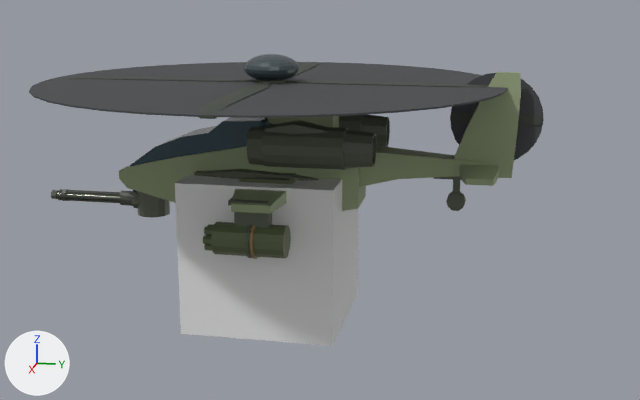
An edit to the Blender file Art/Blender/AH64.blend, drawn before and after from the same camera.
Both versions are drawn from a camera (50 mm lens) standing at (11.21, 2.88, 3.43) and looking at (0.01, 0.64, 0.63). Every picture has the same lights, and +X, +Y and +Z are marked at lower left. The first picture is the older version.

The older version as bpy lines, for what is in view:
```python
ob_airframe = bpy.data.objects.new('Airframe', me_airframe)
ob_airframe.location = (0.0, 0.0, 0.0)
ob_airframedark = bpy.data.objects.new('AirframeDark', me_airframedark)
ob_airframedark.location = (0.0, 0.0, 0.0)
ob_mainrotor = bpy.data.objects.new('MainRotor', me_mainrotor)
ob_mainrotor.location = (0.0, 0.0, 2.15)
ob_rotorblurtail = bpy.data.objects.new('RotorBlurTail', me_rotorblurtail)
ob_rotorblurtail.location = (-0.17, 2.88, 1.75)
ob_rotorblurtail.rotation_euler = (0.0, 1.571, 0.0)  # degrees (0, 90, 0)
ob_tailrotor = bpy.data.objects.new('TailRotor', me_tailrotor)
ob_tailrotor.location = (-0.16, 2.88, 1.75)
ob_tailrotor.rotation_euler = (0.0, 1.571, 0.0)  # degrees (0, 90, 0)
# also in view: 'ChinGatling' at (0.0, -2.49, 0.52); 'Cube' at (0.0, 0.0, 0.0); 'RotorBlurMain' at (0.0, 0.0, 2.16); 'ChinTurret' at (0.0, -1.72, 0.52); 'PodRocketL' at (1.28, -0.01, 0.41)
```
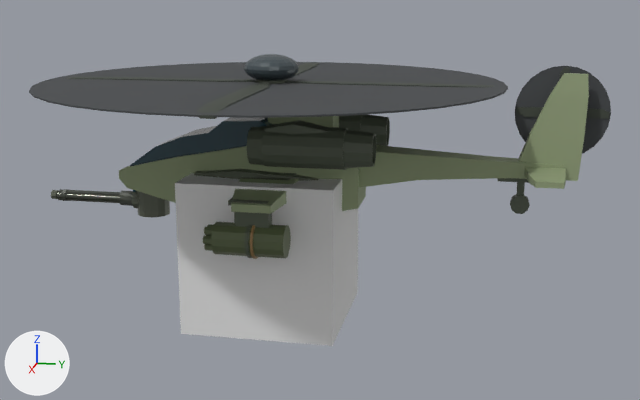
What the commit changed:
me_airframe is used by ob_airframe; location (0.0, 0.0, 0.0).
me_airframe had 116 vertices, 104 faces and spanned x -1.45..1.45, y -2.14..3.16, z 0.45..2.35.
me_airframe now has 116 vertices, 104 faces and spans x -1.45..1.45, y -2.14..3.96, z 0.45..2.35.
me_airframe part 1: the loose piece of 16 vertices spanning x -0.26..0.26, y 1.1..2.95, z 0.86..1.36 is scaled about its middle by (1, 1.43, 1), then moved by (0.0, 0.4, 0.0).
me_airframe part 2: the loose piece of 16 vertices spanning x -0.11..0.12, y 2.3..3.16, z 1.05..2.35 is moved by (0.0, 0.8, 0.0).
me_airframe part 3: the loose piece of 20 vertices spanning x -0.88..0.88, y 2.45..2.95, z 1.1..1.21 is moved by (0.0, 0.8, 0.0).
me_airframedark is used by ob_airframedark; location (0.0, 0.0, 0.0).
me_airframedark had 796 vertices, 630 faces and spanned x -1.5..1.5, y -1.84..3.05, z 0.0..2.24.
me_airframedark now has 796 vertices, 630 faces and spans x -1.5..1.5, y -1.84..3.85, z 0.0..2.24.
me_airframedark part 4: the loose piece of 8 vertices spanning x -0.06..0.06, y 2.13..2.75, z 0.99..1.19 is moved by (0.0, 0.8, 0.0).
me_airframedark part 5: the loose piece of 8 vertices spanning x -0.04..0.05, y 2.38..2.47, z 0.72..1.1 is moved by (0.0, 0.8, 0.0).
me_airframedark part 6: the loose piece of 20 vertices spanning x -0.07..0.07, y 2.3..2.54, z 0.59..0.81 is moved by (0.0, 0.8, 0.0).
Other edits to the shape of me_airframedark do not show in these pictures.
Object 'TailRotor' (ob_tailrotor) moves from (-0.16, 2.88, 1.75) to (-0.16, 3.68, 1.85).
Object 'RotorBlurTail' (ob_rotorblurtail) moves from (-0.17, 2.88, 1.75) to (-0.17, 3.68, 1.85).

What differs and where, as boxes (x1, y1, x2, y2) in the pictures (640 x 400 px; the box of a moved part takes in the faces that stretch with it):
'Airframe', reshaped (17% wider)
    before: (119, 72, 521, 214)
    after: (119, 73, 589, 214)
'AirframeDark', reshaped (23% wider)
    before: (194, 79, 466, 258)
    after: (194, 79, 530, 258)
'RotorBlurTail', moved
    before: (450, 73, 544, 160)
    after: (515, 66, 611, 154)
'TailRotor', moved
    before: (452, 113, 542, 125)
    after: (516, 67, 609, 119)
part 1 of me_airframe, moved or reshaped
    before: (359, 146, 500, 187)
    after: (359, 145, 566, 187)
part 2 of me_airframe, moved or reshaped
    before: (454, 72, 521, 178)
    after: (518, 73, 589, 181)
part 3 of me_airframe, moved or reshaped
    before: (460, 165, 499, 186)
    after: (525, 167, 566, 189)
part 4 of me_airframedark, moved or reshaped (mostly hidden)
    before: (434, 176, 461, 180)
    after: (498, 178, 528, 183)
part 5 of me_airframedark, moved or reshaped (mostly hidden)
    before: (453, 179, 460, 193)
    after: (517, 182, 525, 196)
part 6 of me_airframedark, moved or reshaped
    before: (446, 191, 466, 211)
    after: (510, 194, 530, 214)
